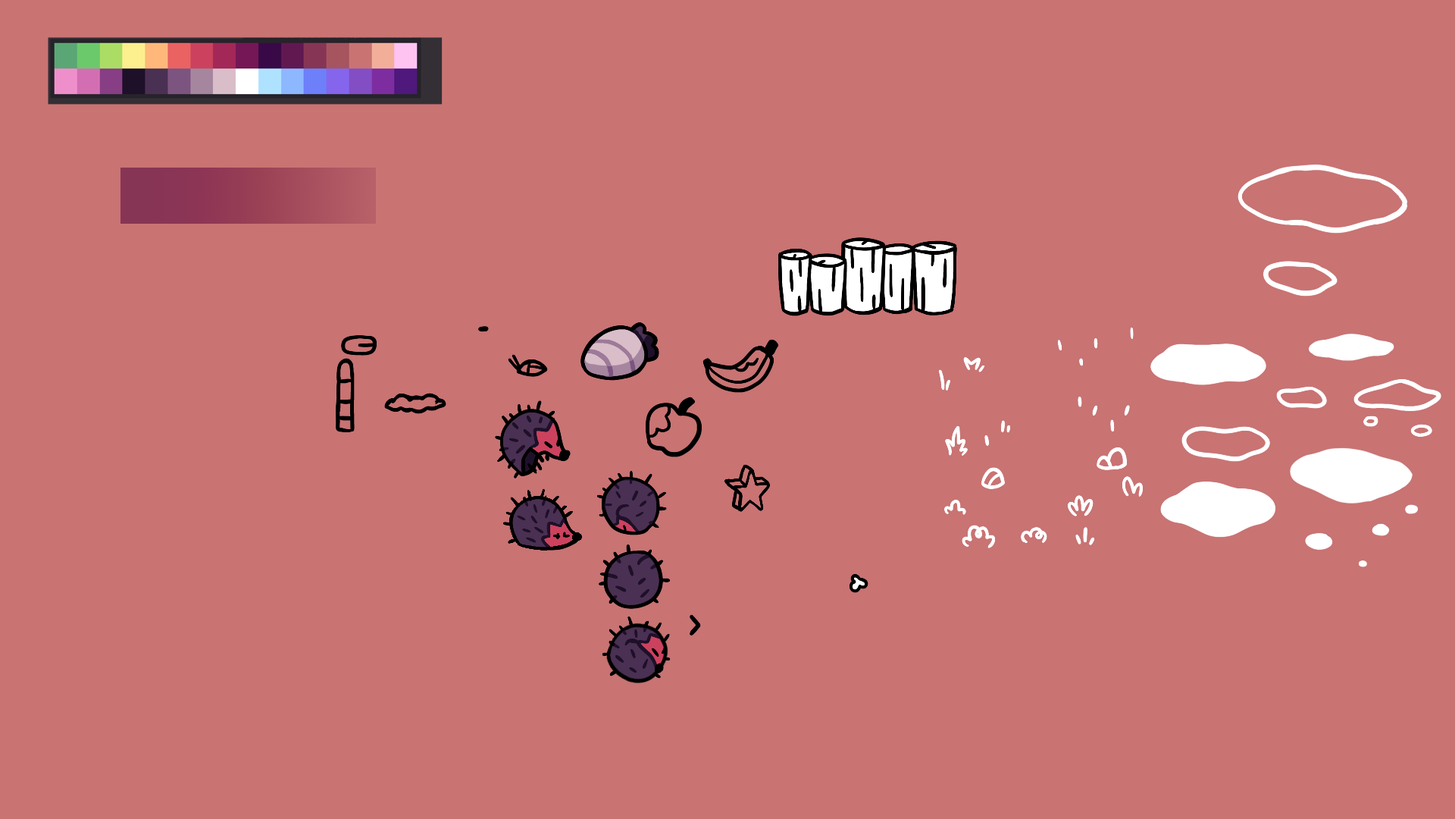
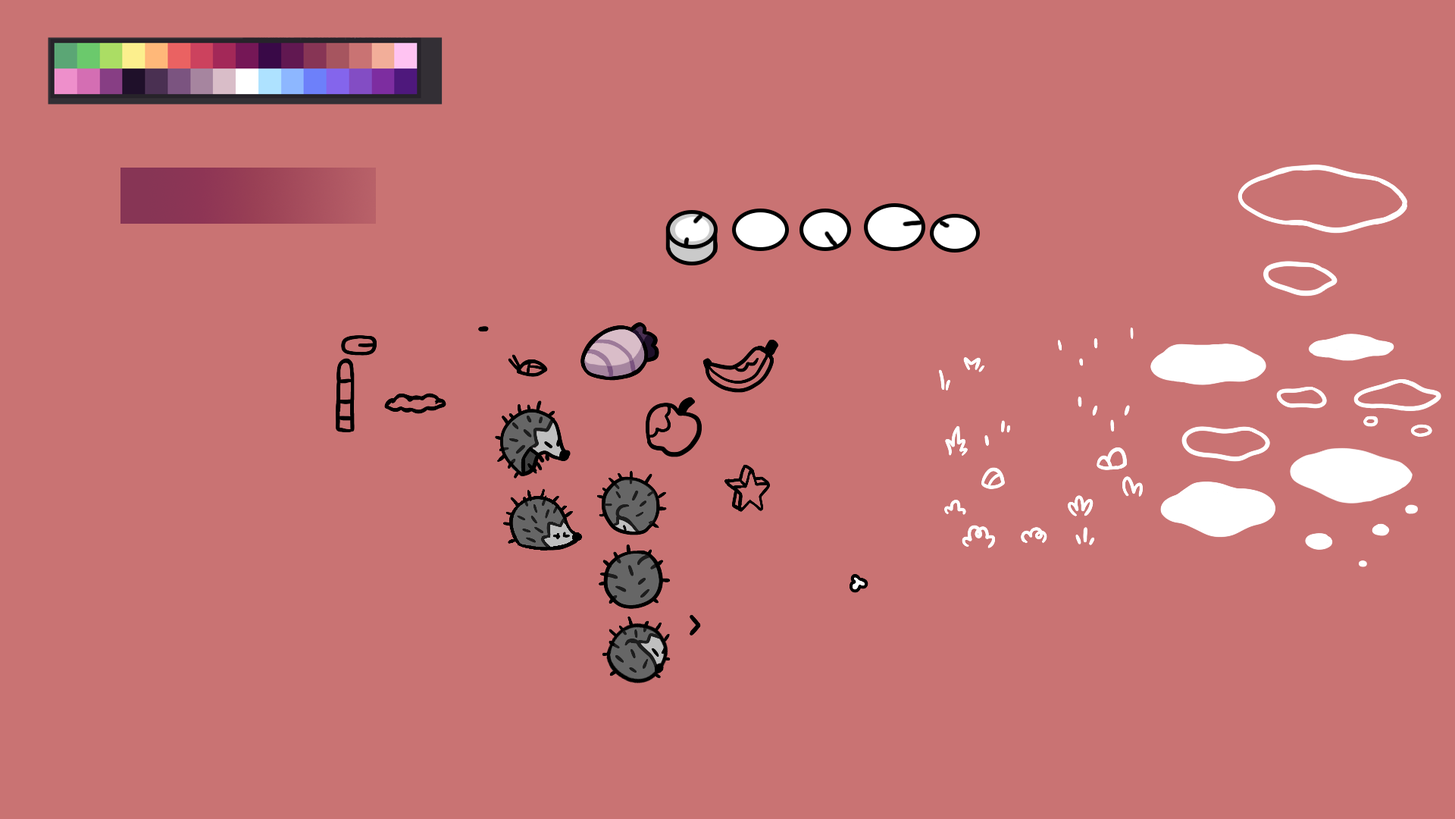
Layered file, before and after one edit (1455x819). Changes by layer:
removed layer "poller0" (2nd of 2, in "poller" › "poller0") from group "poller0" over [778, 248, 813, 317]
removed layer "Ebene 50" from group "poller0" over [778, 249, 811, 314]
added layer "Ebene 69" in group "poller0" over [665, 219, 718, 266]
removed layer "poller1" (2nd of 2, in "poller" › "poller1") from group "poller1" over [806, 253, 848, 317]
removed layer "Ebene 51" from group "poller1" over [808, 256, 846, 315]
added layer "Ellipse 1" (2nd of 5, in "poller" › "poller1") in group "poller1" over [732, 208, 790, 251]
removed layer "poller2" (2nd of 2, in "poller" › "poller2") from group "poller2" over [841, 237, 887, 316]
removed layer "Ebene 52" from group "poller2" over [843, 238, 884, 313]
added layer "Ellipse 1" (3rd of 5, in "poller" › "poller2") in group "poller2" over [799, 208, 852, 251]
removed layer "poller3" (2nd of 2, in "poller" › "poller3") from group "poller3" over [878, 243, 918, 315]
removed layer "Ebene 53" from group "poller3" over [878, 244, 913, 314]
added layer "Ellipse 1" (4th of 5, in "poller" › "poller3") in group "poller3" over [864, 203, 926, 251]
removed layer "poller4" (2nd of 2, in "poller" › "poller4") from group "poller4" over [911, 240, 958, 316]
removed layer "poller_whites" from group "poller4" over [911, 241, 957, 316]
painted on "Ebene 57" over [604, 478, 658, 533]
painted on "Ebene 56" over [601, 478, 661, 533]
painted on "Ebene 58" over [607, 553, 658, 601]
painted on "Ebene 59" over [607, 553, 660, 605]
painted on "Ebene 60" over [611, 626, 661, 673]
painted on "Ebene 61" over [608, 625, 665, 680]
painted on "Ebene 62" over [512, 499, 574, 551]
painted on "Ebene 63" over [512, 498, 574, 550]
painted on "Ebene 27" over [503, 415, 555, 474]
painted on "hedgeHogColors" over [503, 411, 562, 474]
…and 7 more changes (7 added)
